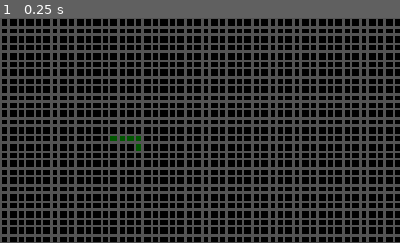
Above: before the commit, frame 1.
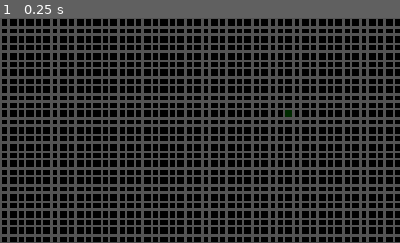
Above: after the commit, the same moment.

Repository: ExtriPL/Godot-Game-of-Life
Game: Godot game, scene res://scenes/game_view.tscn
Two runs of this game, one before a commit and one after it. Both use one fixed random seed, a clock stepped at 60 frames per second and the inputs below.
Inputs:
- Up to frame 1 (0.25 s): no input
The pictures show only the part of the screen within x 14-64%, y 30-80%; the shares and areas given below are measured in that part.

The runs differ from the first frame. In frame 1, 0.2% of the frame differs, in the area x 27-73%, y 40-60%.

Commit message:
Add simple drawing

Diff:
--- a/project.godot
+++ b/project.godot
@@ -21,6 +21,14 @@
 window/size/viewport_height=1080
 window/stretch/mode="canvas_items"
 
+[input]
+
+world_drawing={
+"deadzone": 0.2,
+"events": [Object(InputEventMouseButton,"resource_local_to_scene":false,"resource_name":"","device":-1,"window_id":0,"alt_pressed":false,"shift_pressed":false,"ctrl_pressed":false,"meta_pressed":false,"button_mask":0,"position":Vector2(0, 0),"global_position":Vector2(0, 0),"factor":1.0,"button_index":1,"canceled":false,"pressed":false,"double_click":false,"script":null)
+]
+}
+
 [physics]
 
 3d/physics_engine="Jolt Physics"
--- a/scenes/game_view.tscn
+++ b/scenes/game_view.tscn
@@ -6,6 +6,8 @@
 [ext_resource type="Script" uid="uid://copqt3hyvb2yn" path="res://scripts/world_updater.gd" id="1_u2e3f"]
 [ext_resource type="PackedScene" uid="uid://cv5oks6utqwot" path="res://scenes/properties_control.tscn" id="2_na2vj"]
 [ext_resource type="PackedScene" uid="uid://bikwoxnuo1us2" path="res://scenes/phase_buttons.tscn" id="3_rljdn"]
+[ext_resource type="Script" uid="uid://dparmhsops2h5" path="res://scripts/world_drawer.gd" id="6_8bnbg"]
+[ext_resource type="Texture2D" uid="uid://dj78p0a3scjrt" path="res://sprites/white_pixel.png" id="7_31lf7"]
 
 [sub_resource type="StyleBoxFlat" id="StyleBoxFlat_nc4dn"]
 bg_color = Color(0.47058824, 0.47058824, 0.47058824, 1)
@@ -17,6 +19,14 @@
 [node name="GameView" type="Node2D" unique_id=1799287982]
 
 [node name="Canvas" type="CanvasLayer" parent="." unique_id=291886520]
+
+[node name="GridClickableArea" type="Control" parent="Canvas" unique_id=1511902219]
+layout_mode = 3
+anchors_preset = 15
+anchor_right = 1.0
+anchor_bottom = 1.0
+grow_horizontal = 2
+grow_vertical = 2
 
 [node name="Controls" type="PanelContainer" parent="Canvas" unique_id=99359666]
 anchors_preset = 1
@@ -62,13 +72,27 @@
 script = ExtResource("1_u2e3f")
 properties = NodePath("../Properties")
 
+[node name="Drawer" type="Node" parent="Grid" unique_id=765520696 node_paths=PackedStringArray("camera", "properties")]
+script = ExtResource("6_8bnbg")
+camera = NodePath("../../Camera2D")
+drawing_color = Color(0, 0.3372549, 0, 0.5019608)
+removing_color = Color(0.5254902, 0, 0.13725491, 0.5019608)
+properties = NodePath("../Properties")
+
+[node name="DrawingPixel" type="Sprite2D" parent="Grid/Drawer" unique_id=1957674192]
+scale = Vector2(20, 20)
+texture = ExtResource("7_31lf7")
+offset = Vector2(0.5, 0.5)
+
 [node name="Visualizer" type="Node2D" parent="Grid" unique_id=1249074663 node_paths=PackedStringArray("properties", "state_holder")]
 script = ExtResource("1_pkiub")
 properties = NodePath("../Properties")
-state_holder = NodePath("../Updater")
+state_holder = NodePath("../Drawer")
 
 [node name="Camera2D" type="Camera2D" parent="." unique_id=733951472]
 
+[connection signal="mouse_entered" from="Canvas/GridClickableArea" to="Grid/Drawer" method="_on_grid_clickable_area_mouse_entered"]
+[connection signal="mouse_exited" from="Canvas/GridClickableArea" to="Grid/Drawer" method="_on_grid_clickable_area_mouse_exited"]
 [connection signal="grid_dimensions_changed" from="Canvas/Controls/HContainer/PropertiesControl" to="Grid/Properties" method="_selected_grid_dimensions_changed"]
 [connection signal="pause_button_pressed" from="Canvas/Controls/HContainer/PhaseButtons" to="Canvas/Controls/HContainer/TimeControl" method="_disable_time_buttons"]
 [connection signal="resume_button_pressed" from="Canvas/Controls/HContainer/PhaseButtons" to="Canvas/Controls/HContainer/TimeControl" method="_enable_time_buttons"]
@@ -79,4 +103,3 @@
 [connection signal="timeout" from="UpdateTimer" to="Grid/Updater" method="_update_world_state"]
 [connection signal="properties_changed" from="Grid/Properties" to="Grid/Updater" method="_grid_properties_changed"]
 [connection signal="properties_changed" from="Grid/Properties" to="Grid/Visualizer" method="redraw"]
-[connection signal="world_updated" from="Grid/Updater" to="Grid/Visualizer" method="redraw"]
--- a/scripts/grid_properties.gd
+++ b/scripts/grid_properties.gd
@@ -8,23 +8,56 @@
 @export var cell_size: float = 0.0:
 	set(value):
 		cell_size = value
+		_update_auto_properties()
 		properties_changed.emit()
 ## Dimensions of the grid (number of rows and columns)
 @export var dimensions: Vector2i:
 	set(value):
 		dimensions = value
+		_update_auto_properties()
 		properties_changed.emit()
 ## Line color
 @export var line_color: Color:
 	set(value):
 		line_color = value
+		_update_auto_properties()
 		properties_changed.emit()
 ## Color assigned to a cell that is alive
 @export var cell_alive_color: Color:
 	set(value):
 		cell_alive_color = value
+		_update_auto_properties()
 		properties_changed.emit()
+
+## Position of the (0, 0) grid point in the world coordinates
+var _world_zero_position: Vector2
+
+
+## Converts [param grid_position] from the grid to the world space
+func grid_to_world_position(grid_position: Vector2i) -> Vector2:
+	return _world_zero_position + grid_position * cell_size
+
+
+## Converts the [param world_position] into the closes grid position.
+## returns: Grid-space position with unconstrained parameters
+func world_to_grid_position(world_position: Vector2) -> Vector2i:
+	var relative_position: Vector2 = world_position - _world_zero_position
+	var grid_x: int = floori(relative_position.x / cell_size)
+	var grid_y: int = floori(relative_position.y / cell_size)
+
+	return Vector2i(grid_x, grid_y)
+
+
+## Snaps the provided [param world_position] to the closes grid position
+## returns: Closest grid position in the world space
+func snap_to_grid(world_position: Vector2) -> Vector2:
+	return grid_to_world_position(world_to_grid_position(world_position))
 
 
 func _selected_grid_dimensions_changed(value: Vector2i) -> void:
 	dimensions = value
+
+
+## Updates values of the auto properties
+func _update_auto_properties() -> void:
+	_world_zero_position = -dimensions * cell_size / 2.0
--- a/scripts/grid_visualizer.gd
+++ b/scripts/grid_visualizer.gd
@@ -5,13 +5,12 @@
 ## Class that holds the state of the world
 @export var state_holder: WorldStateHolder
 
-## Point at which (0, 0) grid point will be drawn
-var _start_offset: Vector2
 ## Size of a single cell in the form of a vector
 var _grid_cell_size: Vector2
 
 func _ready() -> void:
 	redraw()
+	state_holder.world_state_changed.connect(redraw)
 
 
 func _draw() -> void:
@@ -27,7 +26,7 @@
 				continue
 
 			# Cell is alive. We need to draw it
-			var cell_position: Vector2 = _grid_to_world_position(x, y)
+			var cell_position: Vector2 = properties.grid_to_world_position(Vector2i(x, y))
 			var rect: Rect2 = Rect2(cell_position, _grid_cell_size)
 			draw_rect(rect, cell_color, true)
 
@@ -36,24 +35,18 @@
 
 	# Draw vertical lines
 	for x in range(0, dimensions.x + 1):
-		var start_pos: Vector2 = _grid_to_world_position(x, 0)
-		var end_pos: Vector2 = _grid_to_world_position(x, dimensions.y)
+		var start_pos: Vector2 = properties.grid_to_world_position(Vector2i(x, 0))
+		var end_pos: Vector2 = properties.grid_to_world_position(Vector2i(x, dimensions.y))
 		draw_line(start_pos, end_pos, line_color)
 
 	# Draw horizontal lines
 	for y in range(0, dimensions.y + 1):
-		var start_pos: Vector2 = _grid_to_world_position(0, y)
-		var end_pos: Vector2 = _grid_to_world_position(dimensions.x, y)
+		var start_pos: Vector2 = properties.grid_to_world_position(Vector2i(0, y))
+		var end_pos: Vector2 = properties.grid_to_world_position(Vector2i(dimensions.x, y))
 		draw_line(start_pos, end_pos, line_color)
 
 
 ## Redraws the grid based on the newest properties
 func redraw() -> void:
-	_start_offset = -properties.dimensions / 2.0 * properties.cell_size
 	_grid_cell_size = Vector2(properties.cell_size, properties.cell_size)
 	queue_redraw()
-
-
-## Converts postion from grid to world coordinates
-func _grid_to_world_position(x: int, y: int) -> Vector2:
-	return _start_offset + Vector2(x, y) * properties.cell_size
--- /dev/null
+++ b/scripts/world_drawer.gd
@@ -0,0 +1,71 @@
+extends WorldStateHolder
+
+## Main world camera
+@export var camera: Camera2D
+## Color of the indicator when it is over an empty field on which drawing is possible
+@export var drawing_color: Color
+## Color of the indicator when it is over an occupied field on which removing is possible
+@export var removing_color: Color
+## Sprites that indicates where the drawing will occur
+@onready var _drawing_indicator: Sprite2D = $DrawingPixel
+
+var drawing_enabled: bool = false
+
+func _ready() -> void:
+	super._ready()
+	_drawing_indicator.self_modulate = properties.cell_alive_color
+	_drawing_indicator.self_modulate.a = 0.5
+
+func _process(_delta: float) -> void:
+	# Make sure that the drawing is enabled
+	if not drawing_enabled:
+		return
+
+	# Update the indicator
+	var grid_position: Vector2i = _move_indicator_to_mouse()
+	_update_indicator_color(grid_position)
+
+	if not Input.is_action_just_pressed("world_drawing"):
+		return
+
+	# Correct action was pressed. We can change the state at the given position
+	var current_state: bool = get_state_at(grid_position.x, grid_position.y)
+	set_state_at(grid_position.x, grid_position.y, not current_state)
+	world_state_changed.emit()
+
+
+## Method that converts [param screen_position] from the screen to the world space.
+## returns: Position in the world space
+func _screen_to_world_position(screen_position: Vector2) -> Vector2:
+	# Position of the (0, 0) point on the screen relative to the screen's center position
+	var screen_zero_position: Vector2 = -camera.get_viewport_rect().size / 2.0
+	# Screen center position in the world coordinates
+	var center_position: Vector2 = camera.get_screen_center_position()
+
+	return center_position + screen_zero_position + screen_position
+
+
+## Moves the drawing indicator to the grid position indicated by the mouse cursor
+## returns: Grid position indicated by the cursor
+func _move_indicator_to_mouse() -> Vector2i:
+	var mouse_position: Vector2 = camera.get_viewport().get_mouse_position()
+	var world_position: Vector2 = _screen_to_world_position(mouse_position)
+	var grid_position: Vector2i = properties.world_to_grid_position(world_position)
+
+	_drawing_indicator.position = properties.grid_to_world_position(grid_position)
+	return grid_position
+
+
+func _update_indicator_color(grid_position: Vector2i) -> void:
+	var state_at_grid: bool = get_state_at(grid_position. x, grid_position.y)
+	_drawing_indicator.self_modulate = removing_color if state_at_grid else drawing_color
+
+
+func _on_grid_clickable_area_mouse_entered() -> void:
+	drawing_enabled = true
+	_drawing_indicator.visible = true
+
+
+func _on_grid_clickable_area_mouse_exited() -> void:
+	drawing_enabled = false
+	_drawing_indicator.visible = false
--- a/scripts/world_state_holder.gd
+++ b/scripts/world_state_holder.gd
@@ -1,6 +1,9 @@
 @abstract
 class_name WorldStateHolder
 extends Node
+
+## Signal emitted whenever the state of the world is changed
+signal world_state_changed
 
 ## Properties of a grid this class holds
 @export var properties: GridProperties
--- a/scripts/world_updater.gd
+++ b/scripts/world_updater.gd
@@ -1,8 +1,4 @@
-class_name WorldUpdater
 extends WorldStateHolder
-
-## Signal emitted whenever the state of the world is updated
-signal world_updated
 
 ## Array that contains the internal state of the world cells
 var _previous_states: Array[bool]
@@ -19,7 +15,7 @@
 			var alive: bool = _should_be_alive_at(x, y)
 			set_state_at(x, y, alive)
 
-	world_updated.emit()
+	world_state_changed.emit()
 
 
 ## Checks if the cell was alive at the given grid position in the previous interation
Not shown, added: scripts/world_drawer.gd.uid
Binary file added: sprites/white_pixel.png
Not shown, added: sprites/white_pixel.png.import
